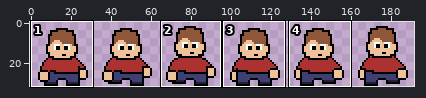
File history of a sprite sheet, assets/player/Player_walk.png. The first picture is a wide view before the edit; the outline marks the close-up.
Close-up. Old version:
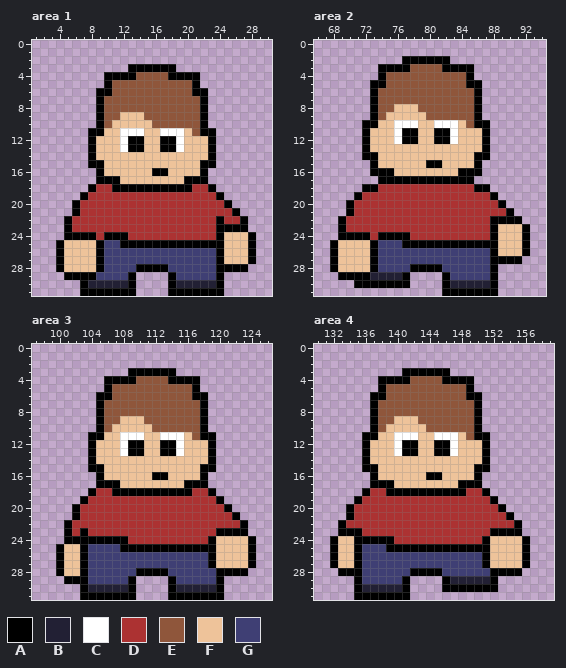
The file is 192x32 pixels. Shown: area 1: x 1..30, y 0..31; area 2: x 66..94, y 0..31; area 3: x 97..126, y 0..31; area 4: x 130..159, y 0..31. The commit also changed other parts of the picture, which this record leaves out.
Palette (. is transparent): A #000000  B #222034  C #ffffff  D #ac3232  E #8f563b  F #eec39a  G #3f3f74
Now the later version:
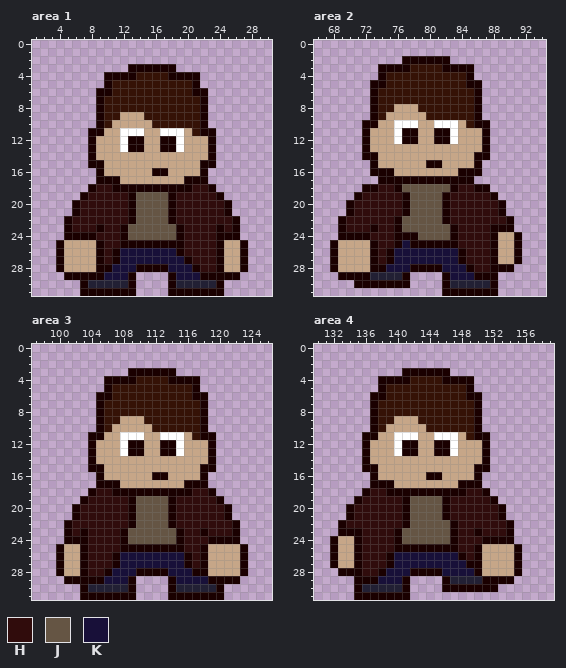
Colours new in this view: H #300c0c  J #655544  K #181039
From old to new:
colour A: #000000 -> #1a0000
colour E: #8f563b -> #351206
colour F: #eec39a -> #c6a688
Changed rows in their new state; - is a pixel that keeps its letter.
Area 1:
first column x 6:
18 ---HH----------HH------
19 --HHHHHAJJJJAHHHHH-----
20 -HHHHHHAJJJJAHHHHHH----
21 -HHHHHHAJJJJAHHHHHHA.--
22 HHHHHHHAJJJJAHHHHHHHA.-
23 HHHAHHAJJJJJJAHHHH-H-.-
24 ---HHH-JJJJJJAHHHH-AA..
25 ----HH--------HHHH---A.
26 ----HAKKKKKKKAHHHH---A.
27 ----HAKKKKKKKKAHHH---A.
28 ----AKKK----KKKAHH-FF--
29 ---AKKK------KKKAA-AA--
Area 2:
first column x 70:
18 ----HHAJJJJJJAHH-------
19 --HHHHHAJJJJAHHHHH-----
20 -HHHHHHAJJJJAHHHHHH----
21 -HHHHHHAJJJJAHHHHHHA.--
22 HHHHHHAJJJJJAHHHHHHH-.-
23 HHHAHHAJJJJJJAHHHH-AA..
24 ---HHH--AJJJJAHHHH---A.
25 ----HHAK------HHHH---A.
26 ----HAKKKKKKKKAHHH---A.
27 ----HAKKKKKKKKAHHH-FF--
28 ----AKKK----KKKAHH-AA--
29 -------------KKKAA-----
Area 3:
first column x 102:
18 ---HH----------HH------
19 --HHHHHAJJJJAHHHHH-----
20 -HHHHHHAJJJJAHHHHHH----
21 -HHHHHHAJJJJAHHHHHHA.--
22 HHHHHHHAJJJJAHHHHHHHA.-
23 H-HHHHAJJJJJJAHHAHHH-.-
24 --HHHH-JJJJJJAHHH-AAA..
25 --HHHH--------HH-F---A.
26 --HHHAKKKKKKKKAHAF---A.
27 --HHHAKKKKKKKKAHAF---A.
28 --HHAKKK----KKKAAFFFF--
29 --AAKKK------KKKKA-AA--
Area 4:
first column x 134:
18 ---HH----------HH------
19 --HHHHHAJJJJAHHHHH-----
20 -HHHHHHAJJJJAHHHHHH----
21 -HHHHHHAJJJJAHHHHHHA.--
22 HHHHHHHAJJJJJAHHHHHHA.-
23 --HHHHAJJJJJJAHHAHHH-.-
24 --HHHHAJJJJJJAHHH-AAA..
25 --HHHH--------HH-F---A.
26 --HHHAKKKKKKKKAHAF---A.
27 --HHHAKKKKKKKKKAAF---A.
28 --HHAKKK----KKKKAFFFF--
29 --AAKKK----------A-AA--
Pixel boxes of the changes (left, top, right, bottom) in both close-ups:
changed: (56, 64, 256, 296)
changed: (330, 56, 530, 296)
changed: (56, 368, 256, 600)
changed: (330, 368, 530, 600)
